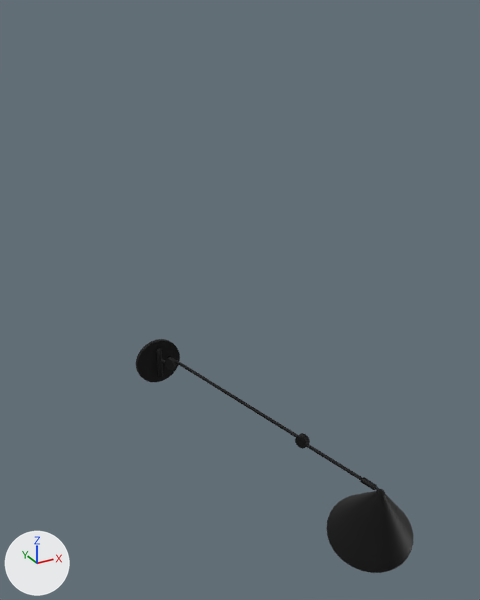
Two versions of the Blender file blender/models/ApliqueArticuladoPecaUnica.blend, one commit apart.
Camera for both pictures: a 50 mm lens placed at (-5.1, -13.39, 7.83), pointed at (0.84, -2.59, 2.43). Lighting does not change. The marker at lower left points along +X, +Y and +Z.

Objects in the first picture: 'Abajur', 'AbajurJoint', 'ArmToAbajurJoint', 'LongArm', 'ShortArm', 'Support'.
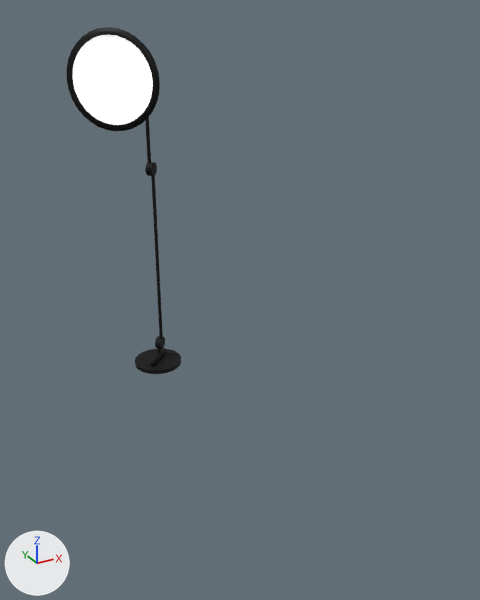
What the commit changed:
Object 'LongArm' (ob_longarm) moves from (0.19, 0.18, 0.09) to (0.11, 0.01, 0.46).
Object 'LongArm' (ob_longarm) turns from (11, 0, 24) to (-90, 0.2, -46) degrees about x, y and z.
Object 'ShortArm' (ob_shortarm) moves from (1.78, -3.62, -0.69) to (0.07, 0.05, 4.66).
Object 'ShortArm' (ob_shortarm) turns from (11, 0, 24) to (-90, 0.2, -46) degrees about x, y and z.
Object 'AbajurJoint' (ob_abajurjoint) moves from (2.47, -5.21, -1.03) to (0.08, 0.05, 6.42).
Object 'AbajurJoint' (ob_abajurjoint) turns from (11, -10, 22) to (-90, 0.2, -46) degrees about x, y and z.
Object 'ArmToAbajurJoint' (ob_armtoabajurjoint) moves from (2.38, -4.99, -0.98) to (0.08, 0.05, 6.18).
Object 'ArmToAbajurJoint' (ob_armtoabajurjoint) turns from (11, 0, 24) to (-90, 0.2, -46) degrees about x, y and z.
Object 'Support' (ob_support) turns from (0, 0, 0) to (-90, 0, -46) degrees about x, y and z.

Location of each change, (x1, y1, x2, y2) in pixels of the pictures (480 x 600 px):
'Abajur', moved, turned
    before: (326, 491, 413, 573)
    after: (67, 27, 160, 131)
'Support', turned
    before: (136, 339, 180, 382)
    after: (135, 349, 181, 374)
'LongArm', moved, turned
    before: (168, 356, 310, 444)
    after: (148, 162, 165, 349)
'S_LightBulb', moved, turned (not visible before)
    after: (107, 62, 145, 96)
'ShortArm', moved, turned
    before: (295, 435, 364, 480)
    after: (145, 117, 151, 176)
'SupportJointHolder', turned
    before: (157, 348, 163, 377)
    after: (149, 348, 166, 366)
'AbajurJoint', moved, turned (not visible afterwards)
    before: (370, 483, 385, 497)
'ArmToAbajurJoint', moved, turned (not visible afterwards)
    before: (360, 477, 373, 488)
